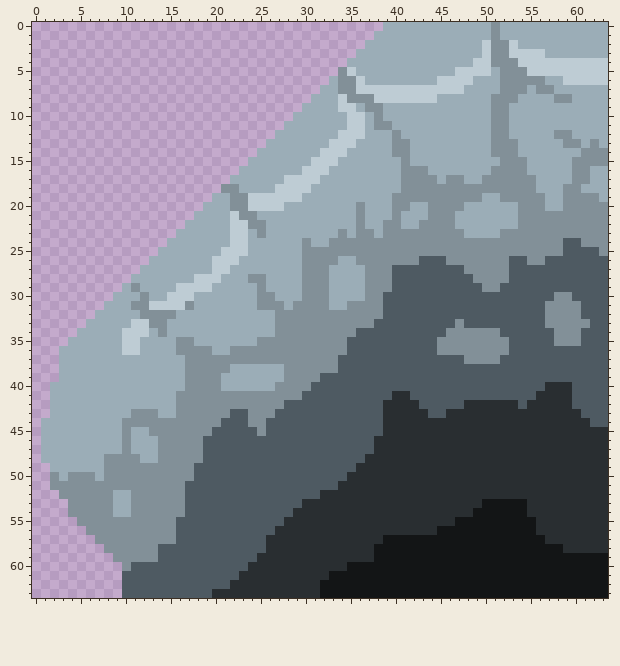
Pixel-art file -- Art/Raw Files/caveFloorAngled-0008.aseprite. The picture above was drawn from the file before the commit.
64x64 pixels, 1 frame.
Once edited:
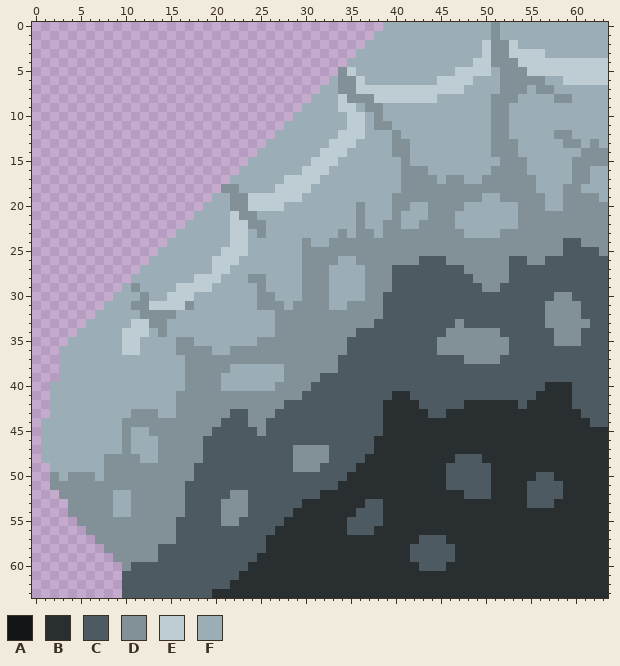
Palette (. is transparent): A #131516  B #292e31  C #4e5a62  D #829098  E #beccd4  F #9badb7
The edit:
Colour A gives way to colour B in row 53 at x 50 to 54; in row 54 at x 49 to 54; in row 55 at x 47 to 55; in row 56 at x 45 to 55; in row 57 at x 39 to 42 and 46 to 56; in row 58 at x 38 to 41 and 47 to 58.
Colour A gives way to colour B in row 59 at x 38 to 41 and 47 to 63; in row 60 at x 35 to 42 and 46 to 63; in row 61 at x 33 to 63; in rows 62 to 63 at x 32 to 63.
Colour A gives way to colour C in row 57 at x 43 to 45; in rows 58 to 59 at x 42 to 46; in row 60 at x 43 to 45.
Colour B gives way to colour C in row 48 at x 47 to 49; in row 49 at x 46 to 50; in row 50 at x 46 to 50 and 56 to 57; in row 51 at x 46 to 50 and 55 to 58; in row 52 at x 48 to 50 and 55 to 58; in row 53 at x 37 to 38 and 55 to 57.
Colour B gives way to colour C in row 54 at x 36 to 38; in row 55 at x 35 to 38; in row 56 at x 35 to 37.
Colour C gives way to colour D in rows 47 to 48 at x 29 to 32; in row 49 at x 29 to 31; in row 52 at x 22 to 23; in rows 53 to 54 at x 21 to 23; in row 55 at x 21 to 22.
Changed places in both pictures, as pixel boxes (x1, y1, x2, y2):
changed: (293, 445, 608, 598)
changed: (221, 490, 248, 526)
